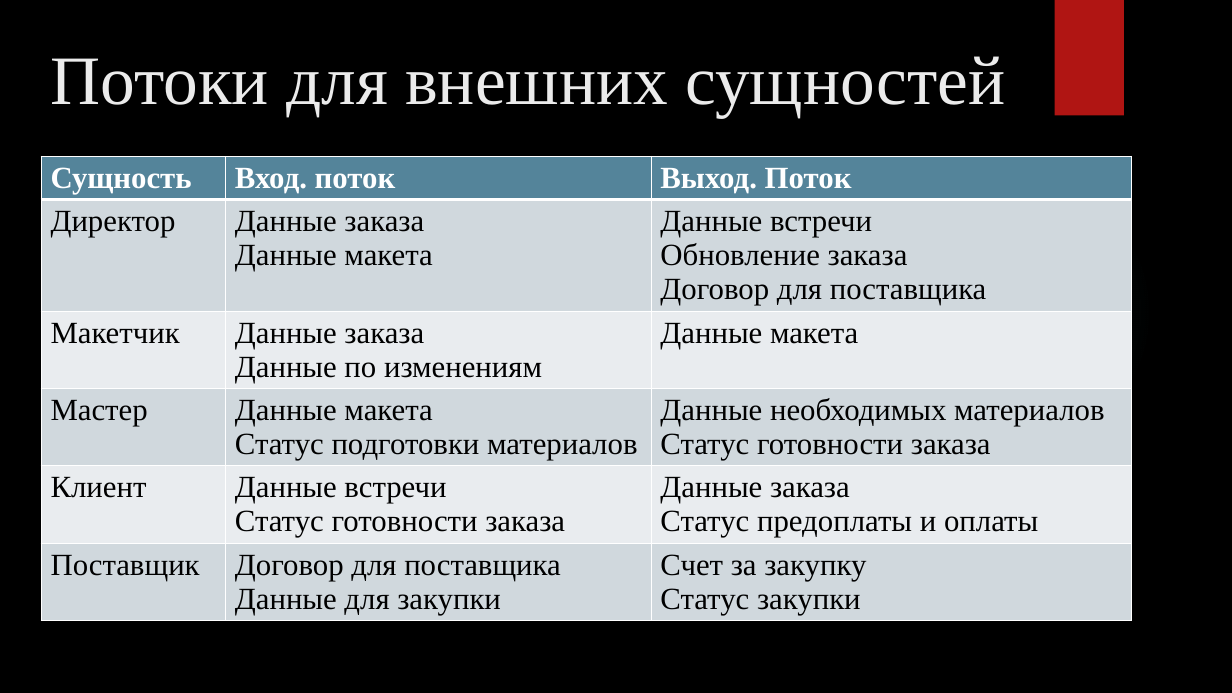
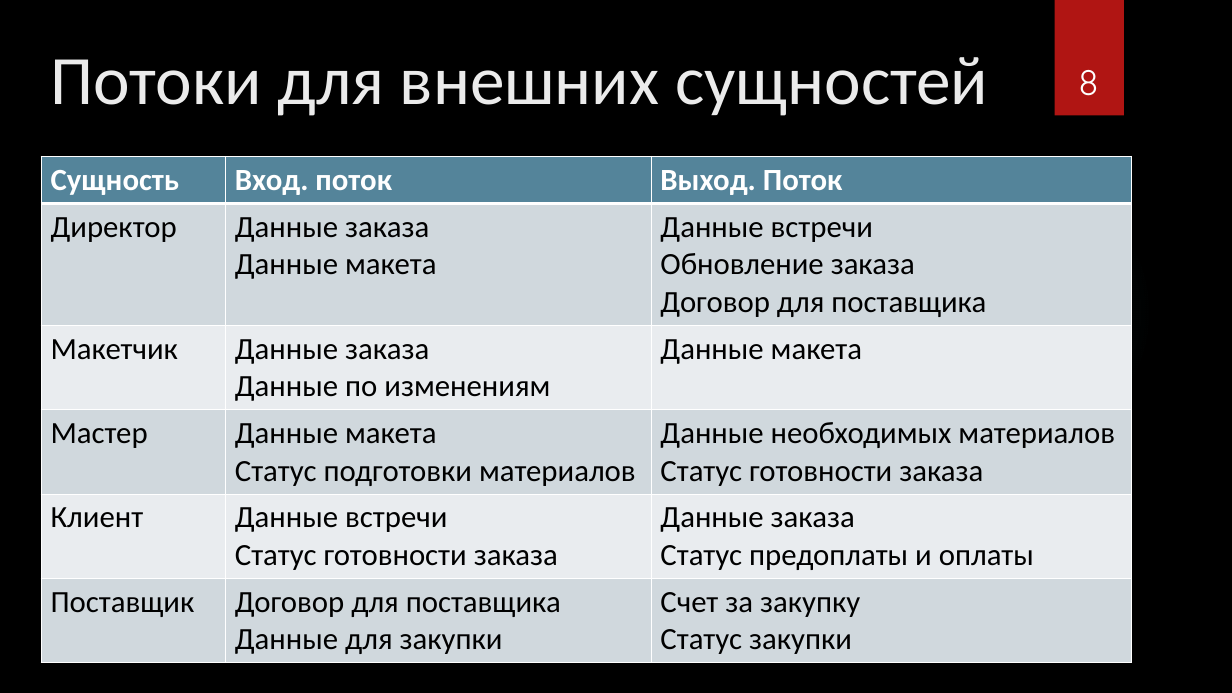
Before and after one commit to marinagovorova/DATABASES_PIn_09.03.03_2025-2026, a slide deck: slide 8 of students/K3239/Rozhnovskii_Yura/LR_1/Презентация для защиты.pptx. Drawn at 1232x693 pixels with LibreOffice and Linux fonts; fonts in the diff are those of the drawing; background and template pictures are left out. Boxes give left, top, right and bottom in pixels: in the first picture for what was removed or moved away, otherwise in the second. Text is boxed around its words. In the diff, an @@ line names an element or a change of style, - is before the commit and + after.

```diff
--- a/students/K3239/Rozhnovskii_Yura/LR_1/Презентация для защиты.pptx
+++ b/students/K3239/Rozhnovskii_Yura/LR_1/Презентация для защиты.pptx
@@ title "Потоки для внешних сущностей" at [51, 57, 988, 116]: font Times New Roman to Calibri @@
@@ page number added at [1078, 70, 1098, 96], 28 pt, text #FFFFFF @@
+8
@@ table at [42, 156, 1133, 658] @@
@@ font Times New Roman to Calibri @@
```
Also in this commit, not shown: 11 other slides changed, 2 slides added, 2 slides removed.
